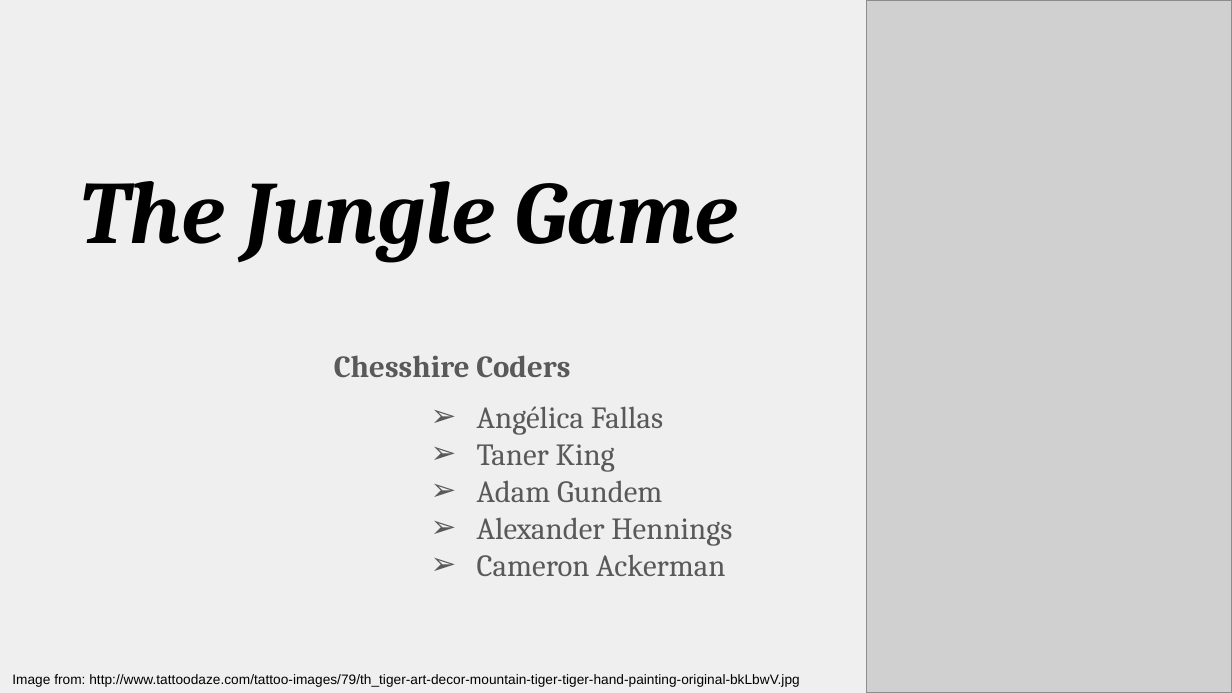
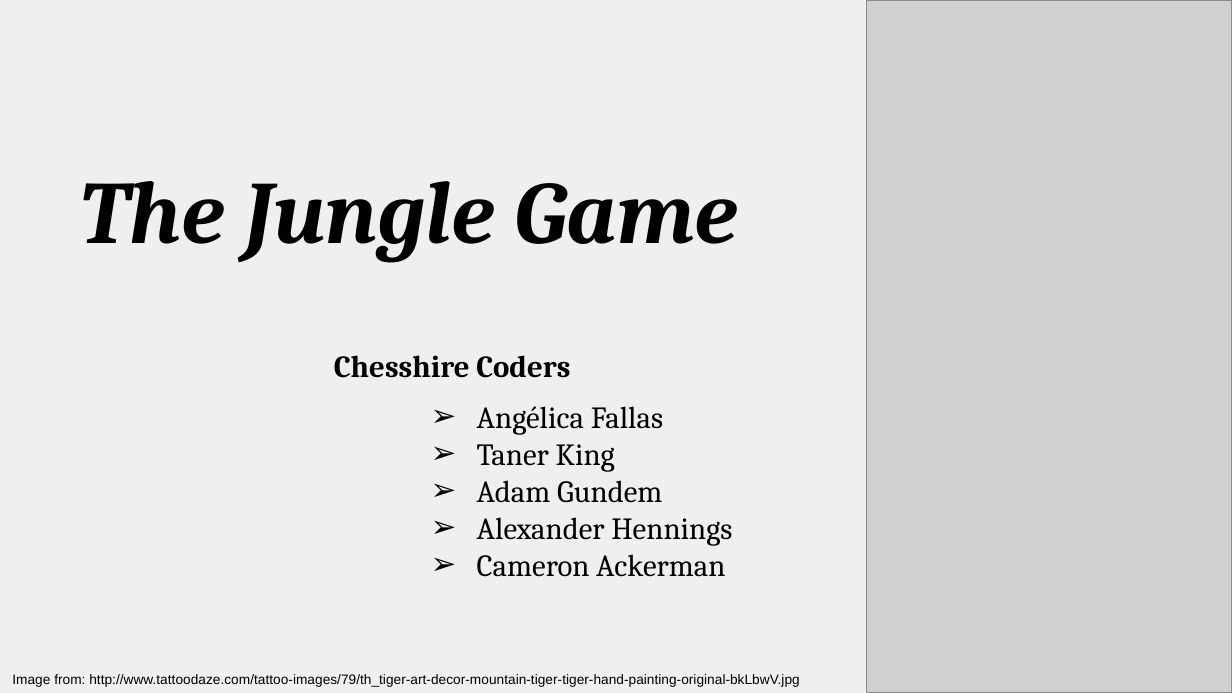
Before and after one commit to amgunden/cs414-f17-301-chessire-coders, a slide deck: slide 1 of documentation/P2 Presentation.pptx. Drawn at 1232x693 pixels with LibreOffice and Linux fonts; fonts in the diff are those of the drawing; grey boxes stand for pictures. Boxes give left, top, right and bottom in pixels: in the first picture for what was removed or moved away, otherwise in the second. Text is boxed around its words. In the diff, an @@ line names an element or a change of style, - is before the commit and + after.

```diff
--- a/documentation/P2 Presentation.pptx
+++ b/documentation/P2 Presentation.pptx
@@ subtitle "Chesshire Coders" at bbox=[334, 355, 570, 378]: text colour #595959 to #000000 @@
@@ text "Angélica Fallas" at bbox=[477, 406, 732, 577]: text colour #595959 to #000000 @@
```
Also in this commit, not shown: 4 other slides changed, 1 slide added.
